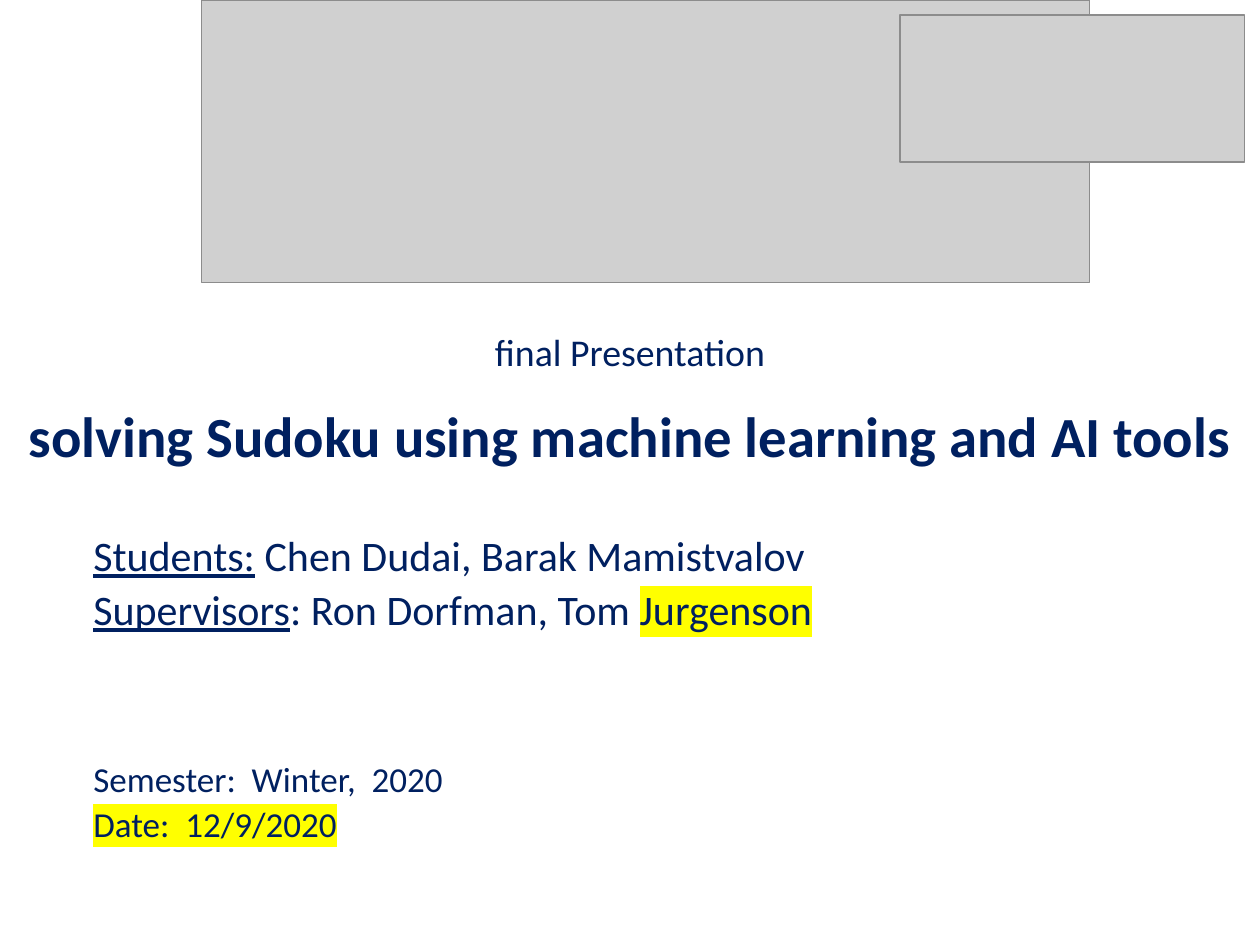
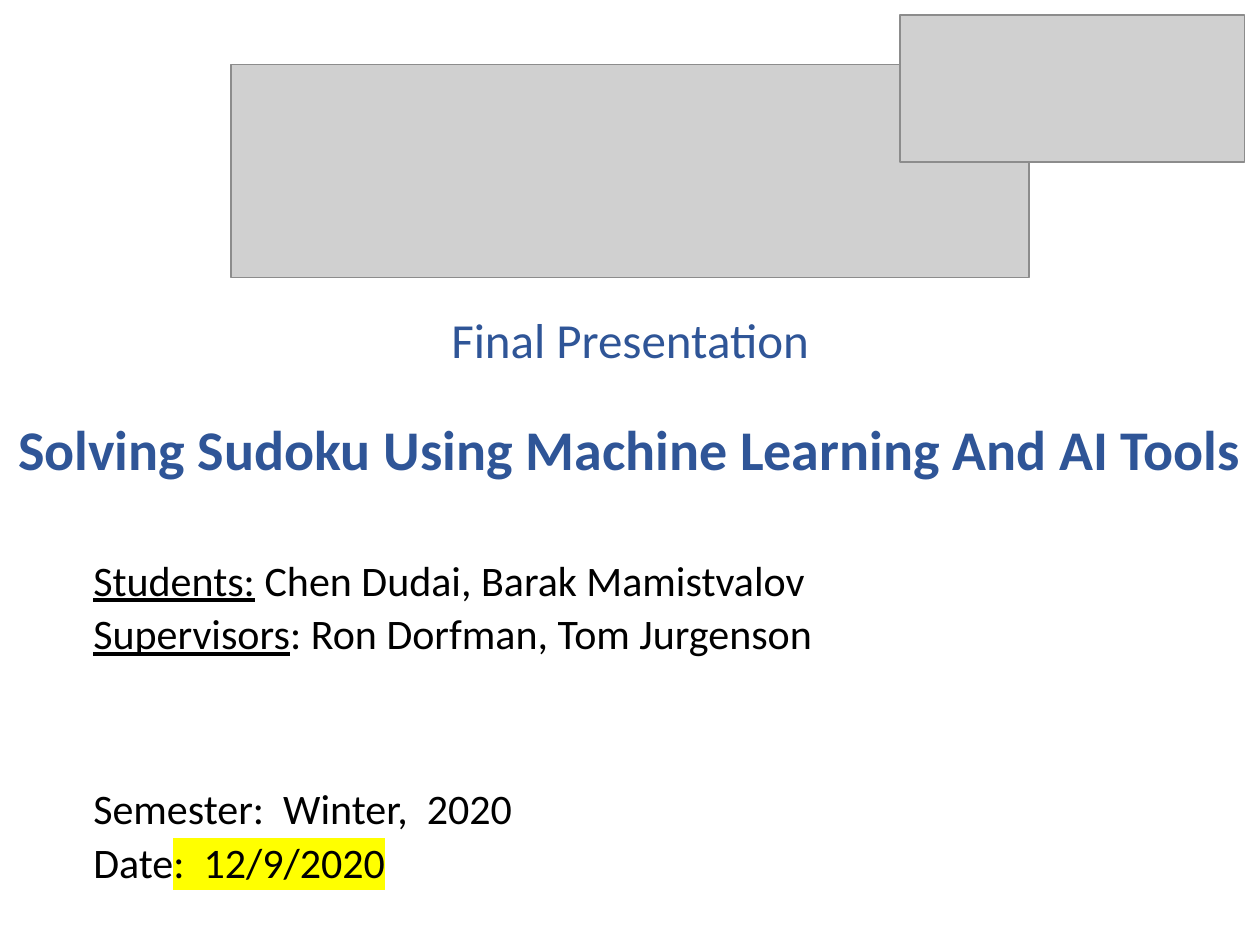
Before and after one commit to chendudai/Sudoku, a slide deck: slide 1 of Presentation/final_presentation.pptx. Drawn at 1260x945 pixels with LibreOffice and Linux fonts; fonts in the diff are those of the drawing; grey boxes stand for pictures. Boxes give left, top, right and bottom in pixels: in the first picture for what was removed or moved away, otherwise in the second. Text is boxed around its words. In the diff, an @@ line names an element or a change of style, - is before the commit and + after.

Commit message:
presrntation

```diff
--- a/Presentation/final_presentation.pptx
+++ b/Presentation/final_presentation.pptx
@@ picture: place and size @@
-picture at (202,0,1089,282)
+picture at (231,64,1028,277)
@@ title at (18,324,1240,480): text changed; size 32.4 to 32 pt; text colour #002060 to #2F5597 @@
-final Presentation
-solving Sudoku using machine learning and AI tools
+Final Presentation
+Solving Sudoku Using Machine Learning And AI Tools
@@ subtitle "Students: Chen Dudai, Barak Mamistvalov": place and size @@
-subtitle "Students: Chen Dudai, Barak Mamistvalov" at (93,541,812,839)
+subtitle "Students: Chen Dudai, Barak Mamistvalov" at (93,566,811,888)
@@ subtitle "Students: Chen Dudai, Barak Mamistvalov" at (93,566,811,888): text colour #002060 to #000000; highlight #FFFF00 to none in "Jurgenson", "Date:"; size 20 to 24 pt in "Semester: Winter, 2020", "Date: 12/9/2020" @@
```
